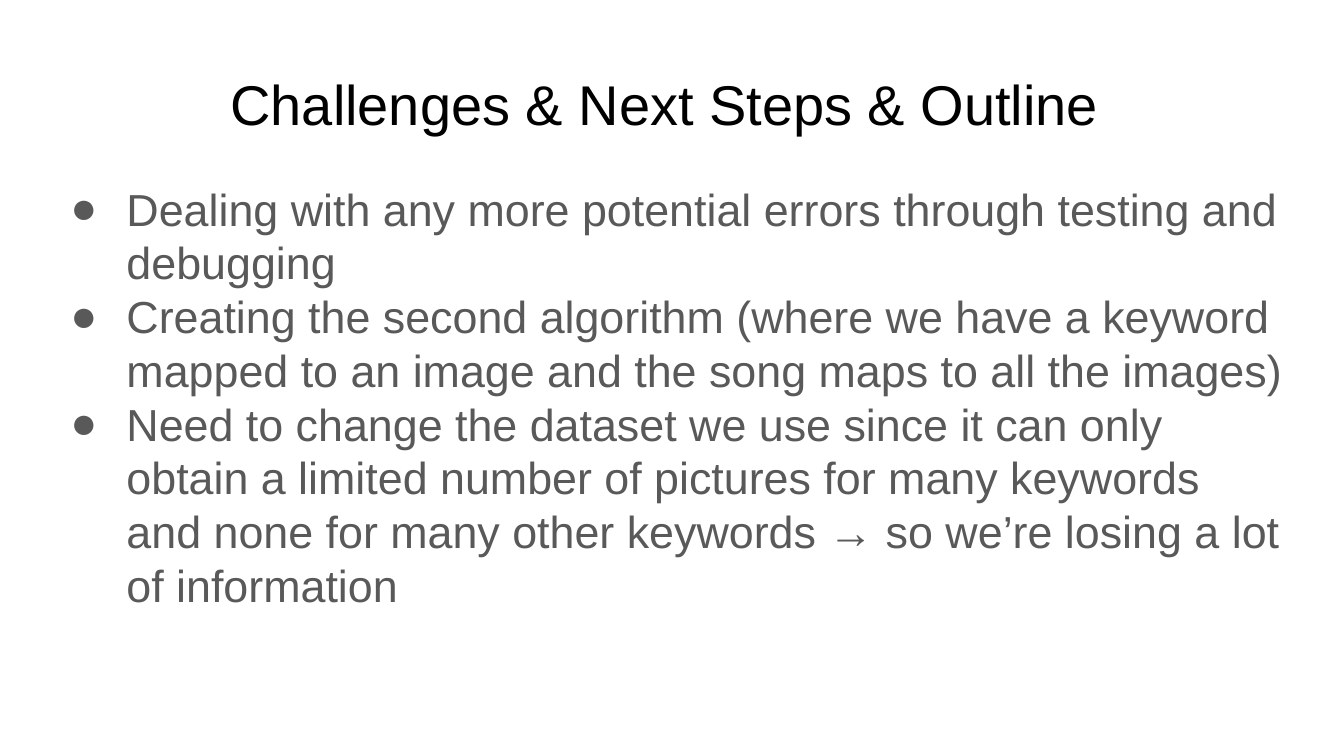
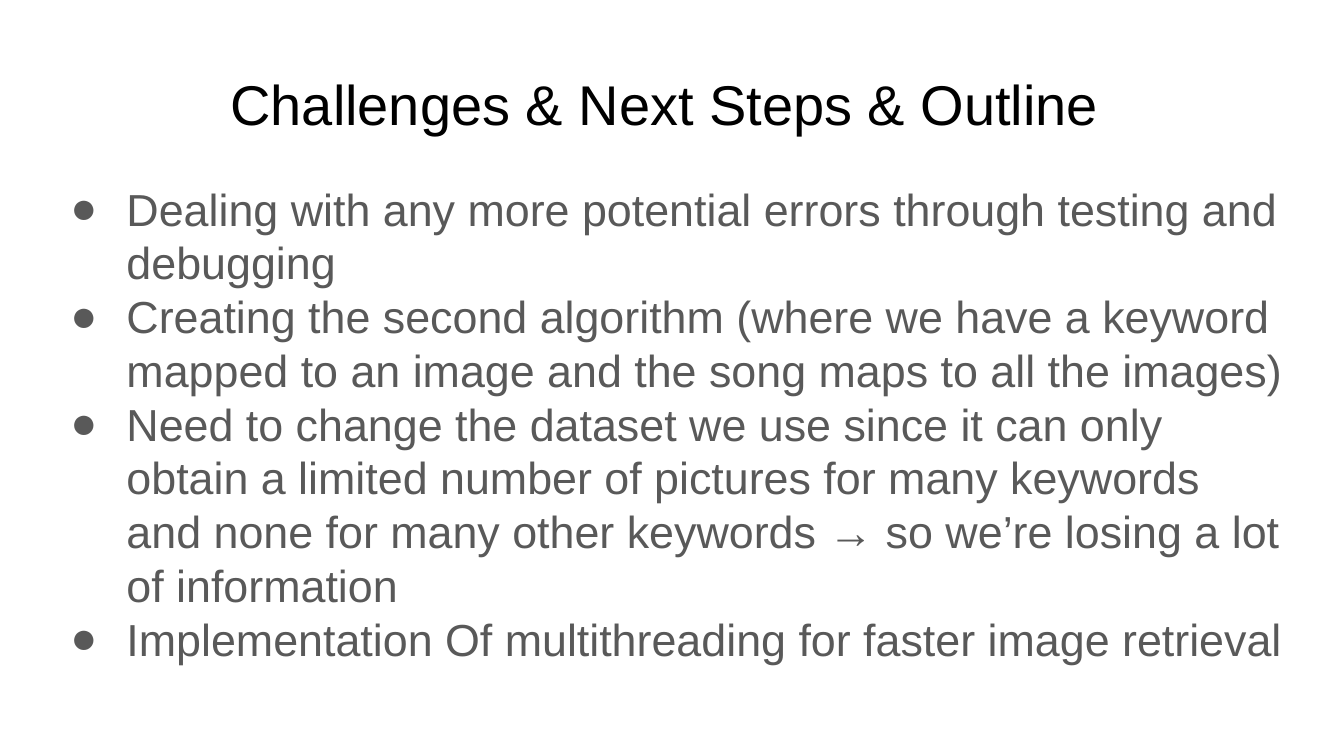
Before and after one commit to michael1albq/DataStories, a slide deck: slide 6 of Word2Vec + Group Updates.pptx. Drawn at 1344x756 pixels with LibreOffice and Linux fonts; fonts in the diff are those of the drawing. Boxes give left, top, right and bottom in pixels: in the first picture for what was removed or moved away, otherwise in the second. Text is boxed around its words. In the diff, an @@ line names an element or a change of style, - is before the commit and + after.

Commit message:
Updated Powerpoint

```diff
--- a/Word2Vec + Group Updates.pptx
+++ b/Word2Vec + Group Updates.pptx
@@ subtitle at (126,623,1281,665): paragraph added @@
+● Implementation Of multithreading for faster image retrieval
```
